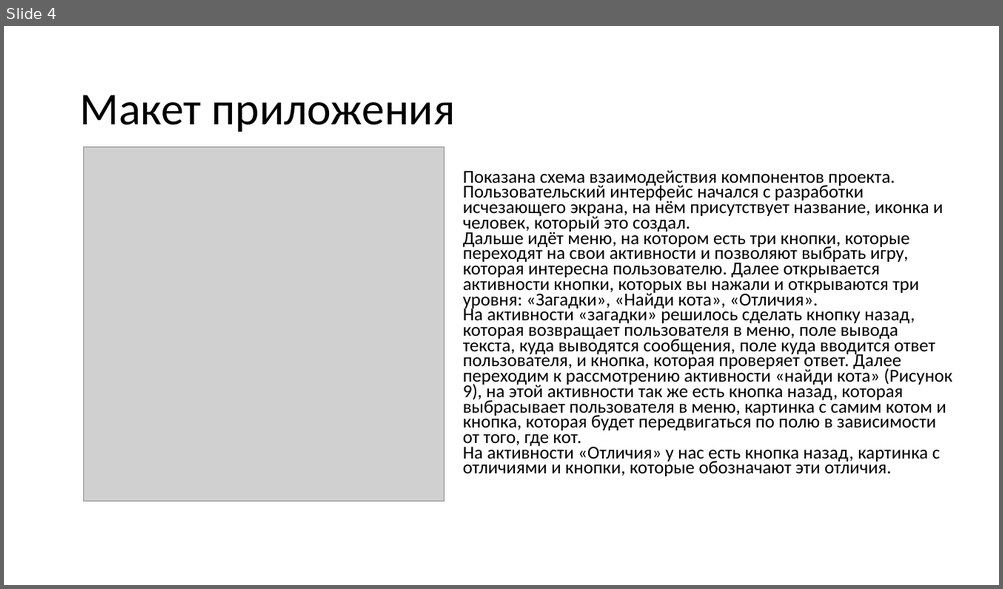
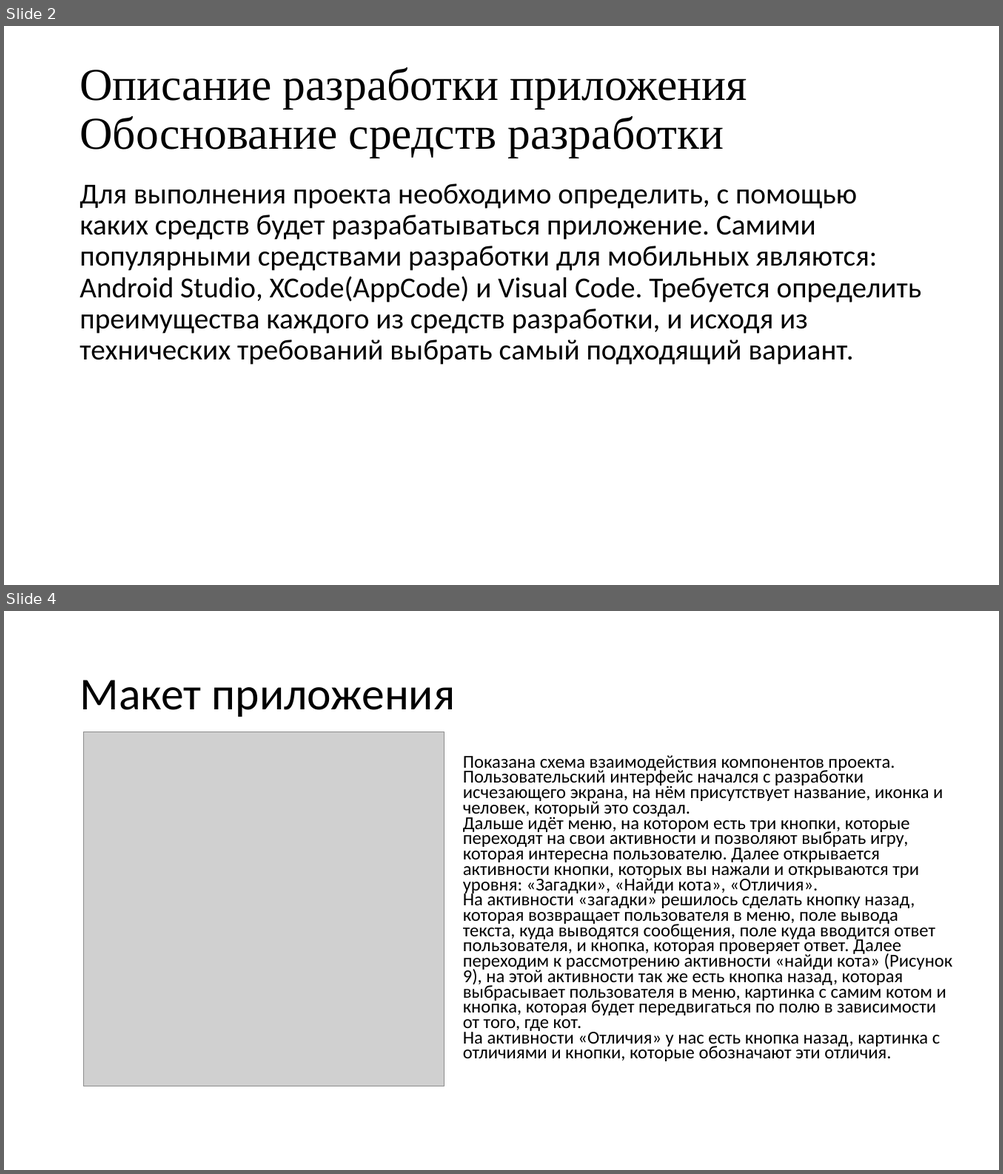
Before and after one commit to myKotik/Puzzles, a slide deck: Project/Презентация к курсовому проекту.pptx. Shown one above the other, each under a label of ours: slide 4 before the commit, slides 2 and 4 after it; the slides between them are not shown. The pictures are 1003x589 and 1003x1174 pixels, drawn with LibreOffice and Linux fonts; fonts in the diff are those of the drawing; grey boxes stand for pictures. Boxes give left, top, right and bottom in pixels: in the first picture for what was removed or moved away, otherwise in the second. Text is boxed around its words. In the diff, an @@ line names an element or a change of style, - is before the commit and + after.

```diff
--- a/Project/Презентация к курсовому проекту.pptx
+++ b/Project/Презентация к курсовому проекту.pptx
@@ slide 2 added at (4, 26, 999, 585), background #FFFFFF @@
@@ title added at (79, 67, 747, 158), 44 pt, text #000000 @@
+Описание разработки приложения
+Обоснование средств разработки
@@ text added at (79, 184, 922, 365), 28 pt, text #000000 @@
+Для выполнения проекта необходимо определить, с помощью каких средств будет разрабатываться приложение. Самими популярными средствами разработки для мобильных являются: Android Studio, XCode(AppCode) и Visual Code. Требуется определить преимущества каждого из средств разработки, и исходя из технических требований выбрать самый подходящий вариант.
```
Also in this commit, not shown: 2 slides changed, 1 slide removed.
